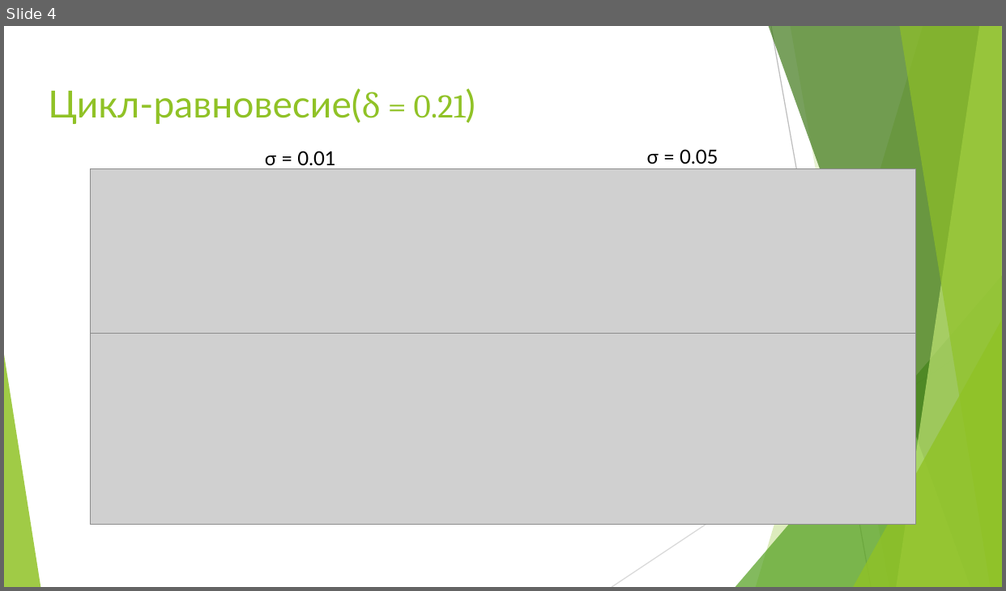
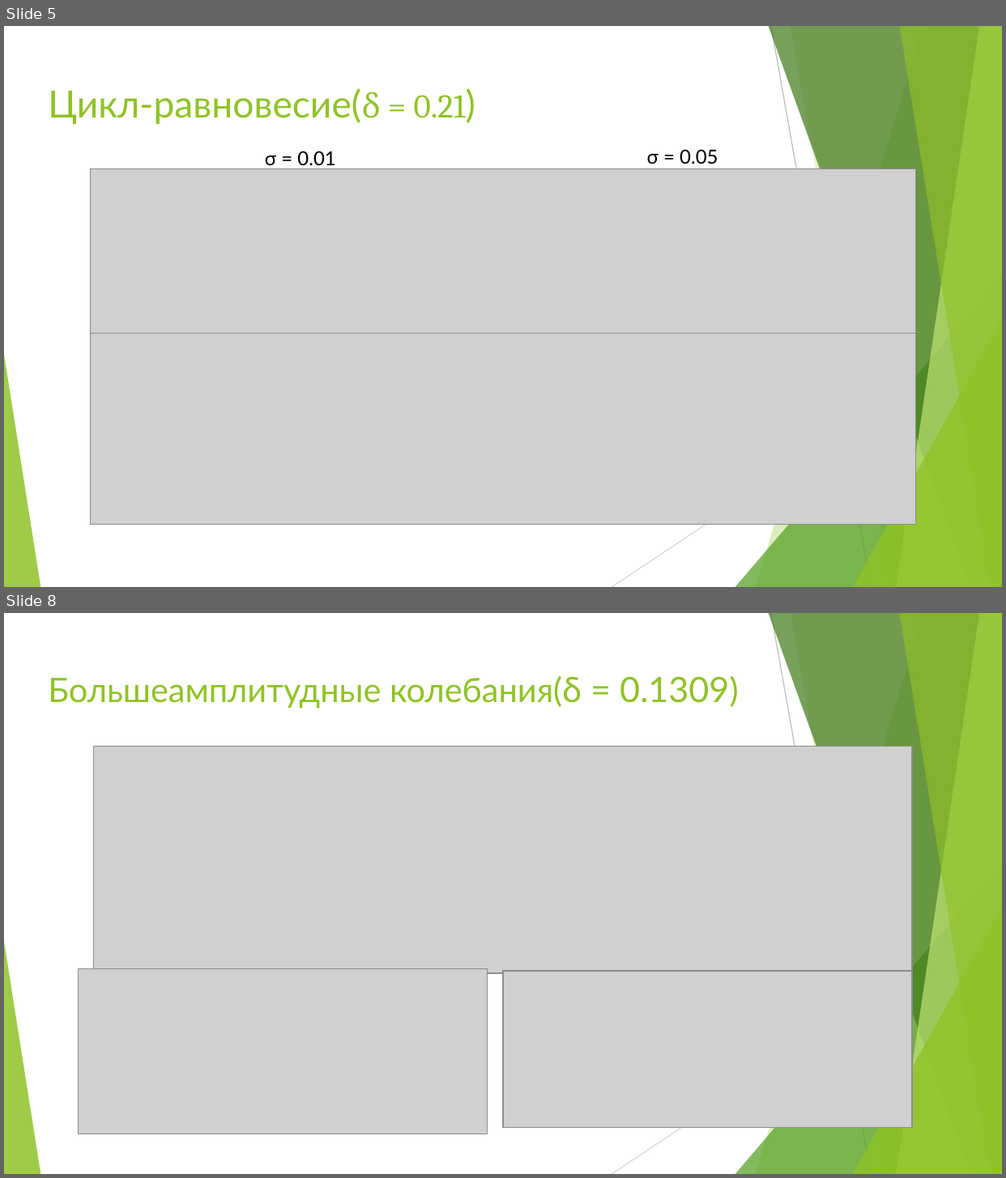
Before and after one commit to wily-fox/population, a slide deck: Модель х-ж.pptx. Shown one above the other, each under a label of ours: slide 4 before the commit, slides 5 and 8 after it; the slides between them are not shown. The pictures are 1006x591 and 1006x1178 pixels, drawn with LibreOffice and Linux fonts; fonts in the diff are those of the drawing; grey boxes stand for pictures. Boxes give left, top, right and bottom in pixels: in the first picture for what was removed or moved away, otherwise in the second. Text is boxed around its words. In the diff, an @@ line names an element or a change of style, - is before the commit and + after.

```diff
--- a/Модель х-ж.pptx
+++ b/Модель х-ж.pptx
@@ slide 8 added at bbox=[4, 613, 1002, 1174], background #FFFFFF; not listed: 10 template elements that a slide beside it also shows @@
@@ title added at bbox=[48, 676, 738, 709], 24.3 pt, text #90C226 @@
+Большеамплитудные колебания(δ = 0.1309)
@@ picture added at bbox=[94, 747, 912, 974] @@
@@ picture added at bbox=[78, 969, 487, 1134] @@
@@ picture added at bbox=[503, 971, 912, 1128] @@
@@ what was slide 4 is now slide 5 @@
```
Also in this commit, not shown: 4 slides changed, 1 other slide added, 1 slide removed, 26 other files.
